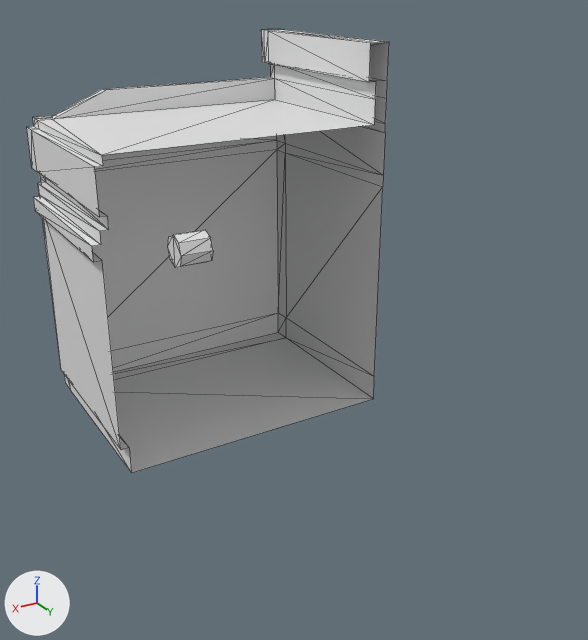
The glTF model assets/models/commerical_flat_top.glb as it was, and as the next commit left it.
Rendered twice from a 50 mm camera at (4.89, 9.06, 4.2) aimed at (-0.21, 0.55, -0.05). Lighting does not change. The marker at lower left points along +X, +Y and +Z. Mesh edges are drawn as thin lines. Where no turn or scale is listed for an object, it has been applied to the vertices. Vertices at the same position are counted once.
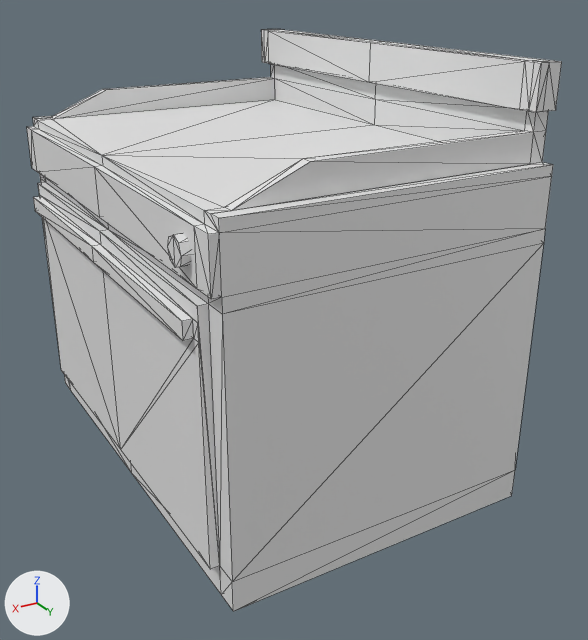
Where the change shows, as pixel boxes (x1, y1, x2, y2) in the pictures (588 x 640 px):
'Cube', reshaped (48% wider, 31% taller)
    before: (27, 29, 389, 473)
    after: (27, 29, 562, 611)
part 1 of me_cube, added
    after: (92, 42, 562, 611)

The change in detail:
me_cube is used by ob_cube; location (0.0, 0.0, 0.0).
me_cube had 95 vertices, 159 faces and spanned x -2.0..2.23, y -3.0..0.0, z -2.0..3.33.
me_cube now has 161 vertices, 318 faces and spans x -2.0..2.23, y -3.0..3.0, z -2.0..3.33.
Part 1, on me_cube:
13 vertices are added at x -2.0..2.23, y 2.6..3.0, z 1.02..2.61.
25 new vertices lie (0.0, 2.71, 0.0) away from vertices in x -2.0..2.11, y 0.0, z -2.0..3.33.
12 new vertices lie (0.0, 0.29, 0.0) away from vertices in x -2.0..2.1, y 2.71, z -2.0..2.14.
10 new vertices lie (0.0, 0.13, 0.0) away from vertices in x -2.0..2.0, y 2.71, z 2.27..3.33.
6 new vertices lie (0.0, 0.1, 0.0) away from vertices in x -2.0..-1.7, y 2.84, z 2.83..3.33.
159 new faces join them.
